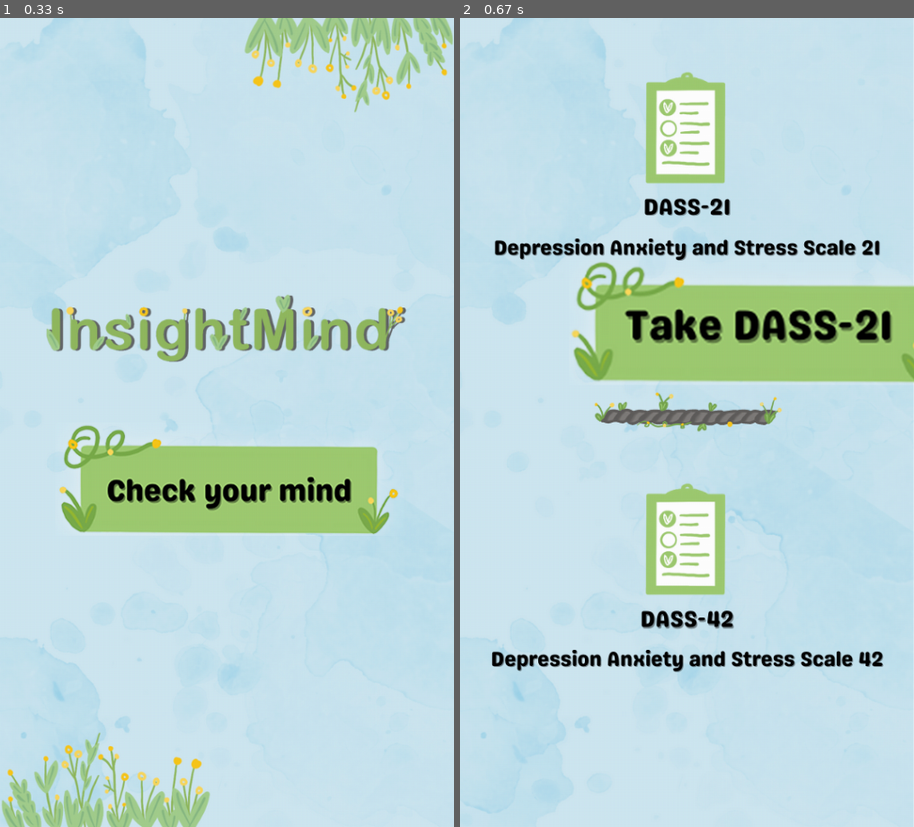
Above: before the commit, frames 1-2 (left to right).
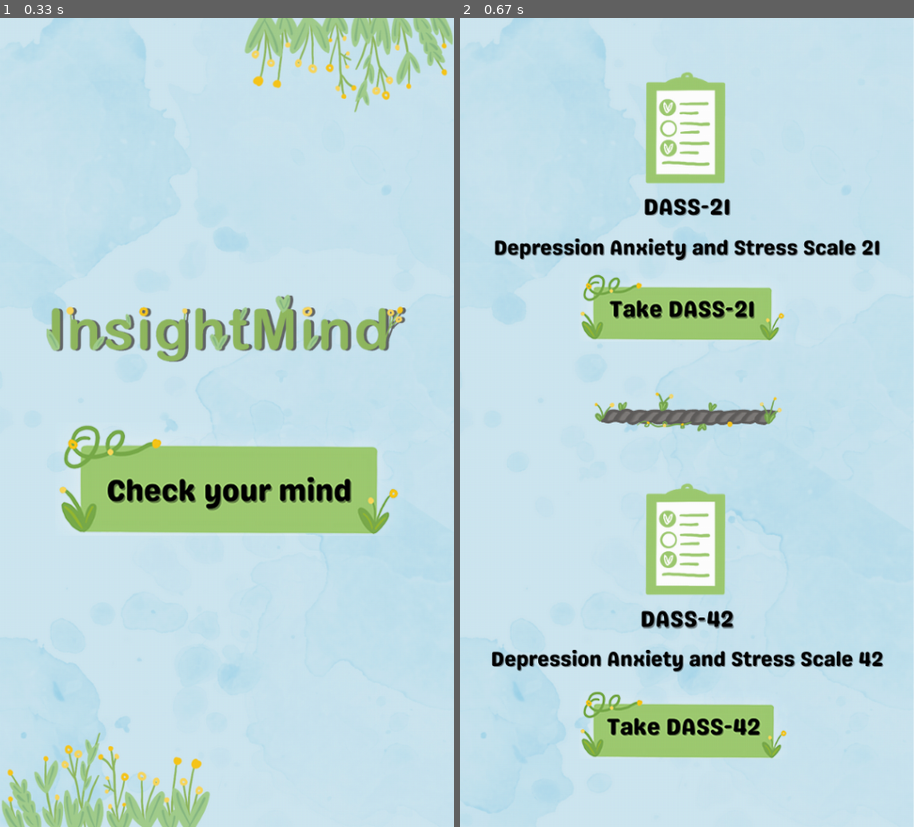
Above: after the commit, the same moments.

Repository: FhaShare/InsightMind
Game: pygame game, started from pygame/InsightMind.py
Two runs of this game, one before a commit and one after it. Both use one fixed random seed, a clock stepped at 60 frames per second and the inputs below.
Inputs (mouse positions are in pixels of both pictures, inside the frame that each line leads up to):
- Up to frame 1 (0.33 s): no input
- Up to frame 2 (0.67 s): click (687, 422) at 0.38 s

Frame 1 is identical in both runs. In frame 2, 11% of the frame differs, in the area x 24-100%, y 30-92%.

Commit message:
add button

Diff:
--- a/pygame/InsightMind.py
+++ b/pygame/InsightMind.py
@@ -25,7 +25,12 @@
 
     # Button on DassMenu page
     dass21_img = pygame.image.load('pygame/images/dass21.png').convert_alpha()
-    dass21_button = buttons.Button(128.4, 283.6, dass21_img, 1)
+    dass21_button = buttons.Button(140, 300, dass21_img, 1)
+    dass42_img = pygame.image.load('pygame/images/dass42.png').convert_alpha()
+    dass42_button = buttons.Button(140, 790, dass42_img, 1)
+
+    # DASS21 pages
+
 
     # slide_list = [main_menu, second_page]
     # questionair1 = [...]
@@ -50,6 +55,15 @@
         elif current_page == 1:
             if dass21_button.draw(screen):
                 print("dass21_button clicked")
+                # current_question = dass21List[0]
+            if dass42_button.draw(screen):
+                print("dass42_button clicked")
+                # current_question = dass42List[0]
+
+        #for question in dass21List:
+            #screenblitz(currrent_question)
+
+
 
         for event in pygame.event.get():
             if event.type == pygame.QUIT:
Binary file added: pygame/images/InsightMind images (534 x 950 px).png
Binary file changed: pygame/images/dass21.png
Binary file changed: pygame/images/dass42.png
Binary file added: pygame/images/response0.png
Binary file added: pygame/images/response1.png
Binary file added: pygame/images/response2.png
Binary file added: pygame/images/response3.png
